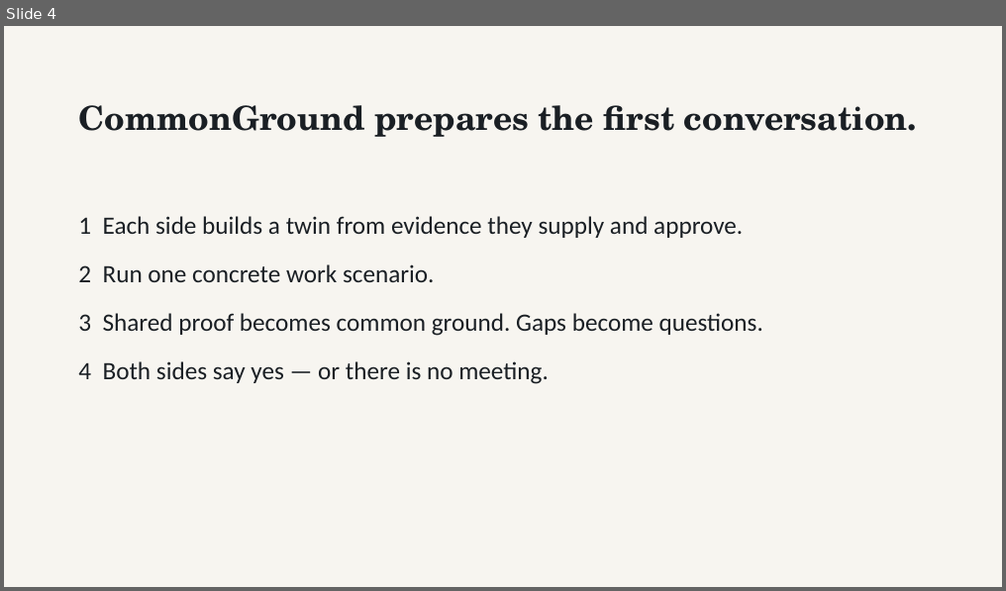
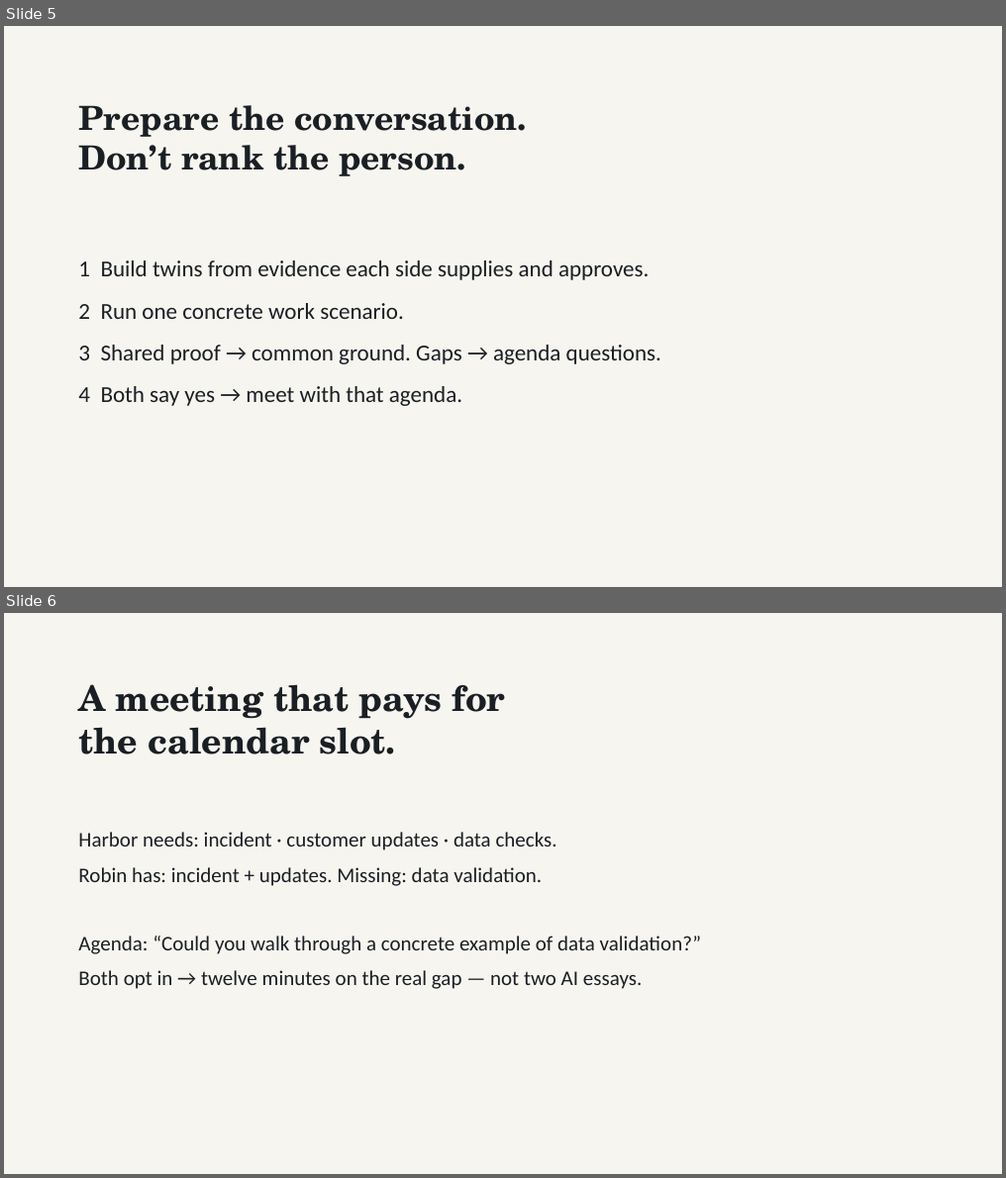
Before and after one commit to Abdullah12has/commonground-espoo, a slide deck: submission/CommonGround_Espoo_Pitch.pptx. Shown one above the other, each under a label of ours: slide 4 before the commit, slides 5 and 6 after it. The pictures are 1006x591 and 1006x1178 pixels, drawn with LibreOffice and Linux fonts; fonts in the diff are those of the drawing. Boxes give left, top, right and bottom in pixels: in the first picture for what was removed or moved away, otherwise in the second. Text is boxed around its words. In the diff, an @@ line names an element or a change of style, - is before the commit and + after.

Commit message:
Add positive-sum value prop to CommonGround pitch

```diff
--- a/submission/CommonGround_Espoo_Pitch.pptx
+++ b/submission/CommonGround_Espoo_Pitch.pptx
@@ slide 6 added at bbox=[4, 613, 1002, 1174], background #FFFFFF @@
@@ rectangle added at bbox=[4, 613, 1002, 1174], fill #F7F5F0 @@
@@ text added at bbox=[78, 684, 506, 755], 34 pt, text #1A1F24, bold @@
+A meeting that pays for
+the calendar slot.
@@ text added at bbox=[78, 832, 702, 989], 20 pt, text #1A1F24 @@
+Harbor needs: incident · customer updates · data checks.
+Robin has: incident + updates. Missing: data validation.
+Agenda: “Could you walk through a concrete example of data validation?”
+Both opt in → twelve minutes on the real gap — not two AI essays.
@@ what was slide 4 is now slide 5 @@
@@ slide 5 changed as well @@
@@ text at bbox=[78, 105, 527, 176]: text changed @@
-CommonGround prepares the first conversation.
+Prepare the conversation.
+Don’t rank the person.
@@ text "1 Build twins from evidence ...": place and size @@
-text "1 Build twins from evidence ..." at bbox=[78, 216, 763, 384]
+text "1 Build twins from evidence ..." at bbox=[78, 261, 661, 406]
@@ text at bbox=[78, 261, 648, 280]: text changed; size 24 to 22 pt @@
-1 Each side builds a twin from evidence they supply and approve.
+1 Build twins from evidence each side supplies and approves.
@@ text at bbox=[78, 303, 404, 319]: size 24 to 22 pt in "2 Run one concrete work scenario."; less space between paragraphs @@
@@ text at bbox=[78, 345, 661, 406]: text changed; size 24 to 22 pt @@
-3 Shared proof becomes common ground. Gaps become questions.
-4 Both sides say yes — or there is no meeting.
+3 Shared proof → common ground. Gaps → agenda questions.
+4 Both say yes → meet with that agenda.
```
Also in this commit, not shown: 2 other slides changed, 5 other slides added, 6 slides removed, 5 other files.
